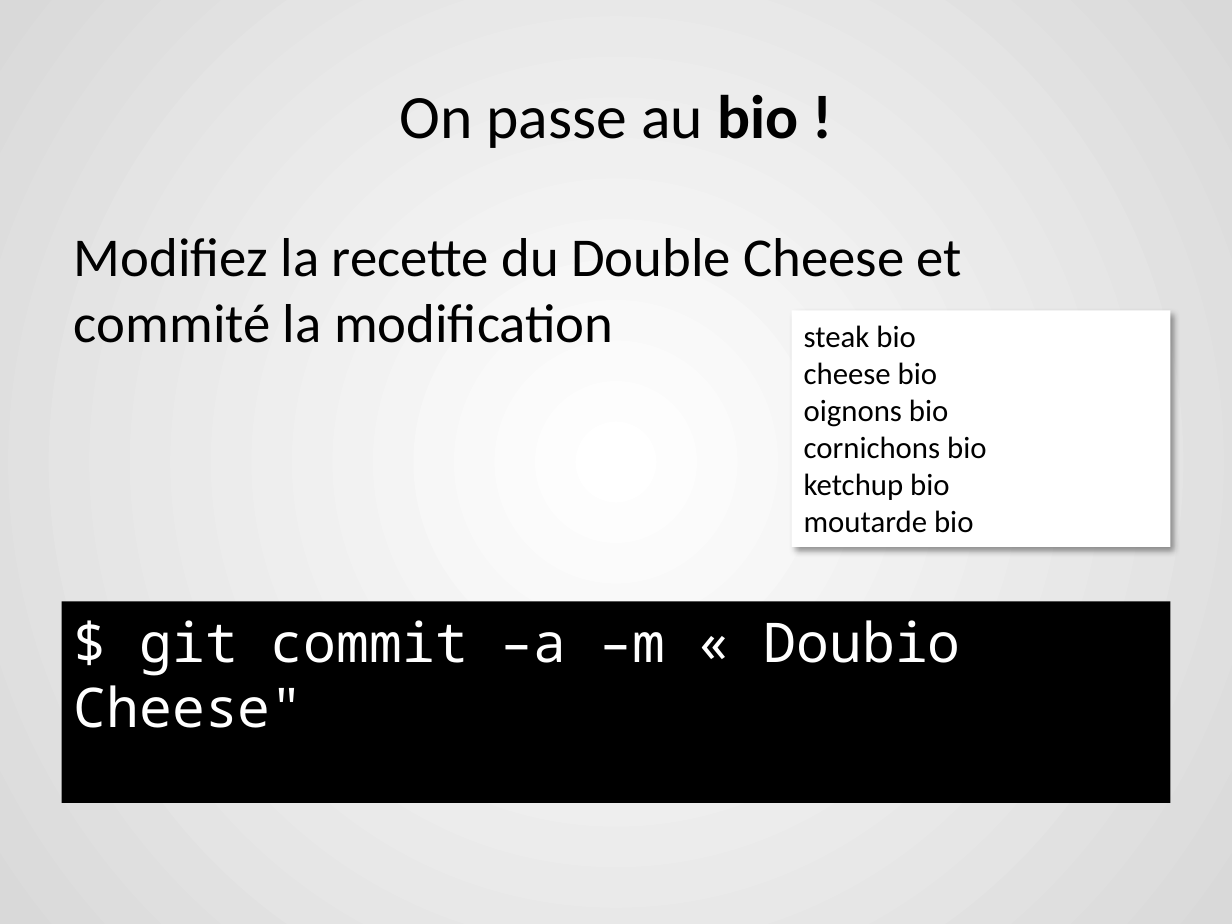
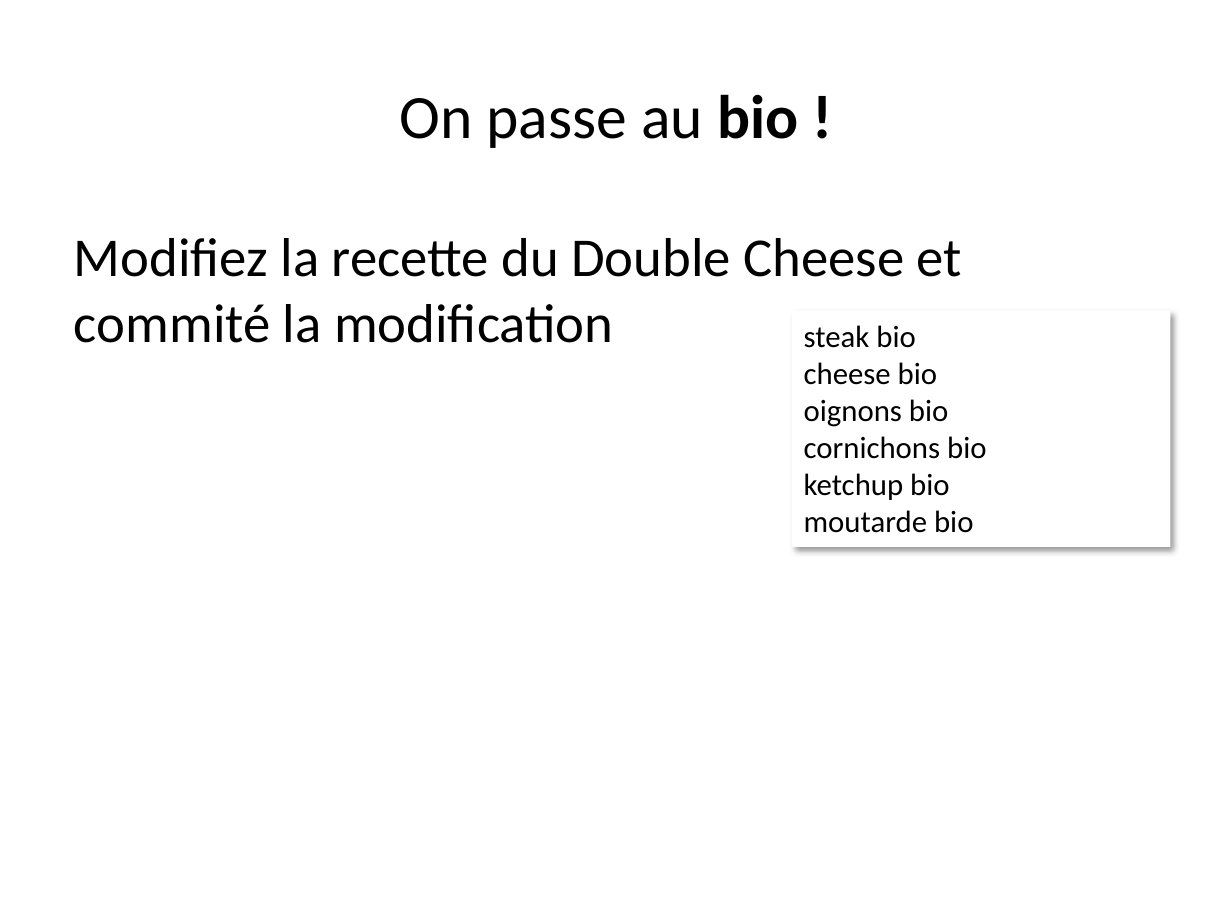
Before and after one commit to berradais/light-dna-2020-2021, a slide deck: slide 24 of 1-Environment/Lab/3.burger_lab.pptx. Drawn at 1232x924 pixels with LibreOffice and Linux fonts; fonts in the diff are those of the drawing. Boxes give left, top, right and bottom in pixels: in the first picture for what was removed or moved away, otherwise in the second. Text is boxed around its words. In the diff, an @@ line names an element or a change of style, - is before the commit and + after.

```diff
--- a/1-Environment/Lab/3.burger_lab.pptx
+++ b/1-Environment/Lab/3.burger_lab.pptx
@@ background gradient #FFFFFF to #D9D9D9 to #FFFFFF @@
@@ rectangle removed at [62, 601, 1170, 803] @@
-$ git commit –a –m « Doubio Cheese"
```
Also in this commit, not shown: 37 other slides changed, 5 slides removed, 20 other files.
